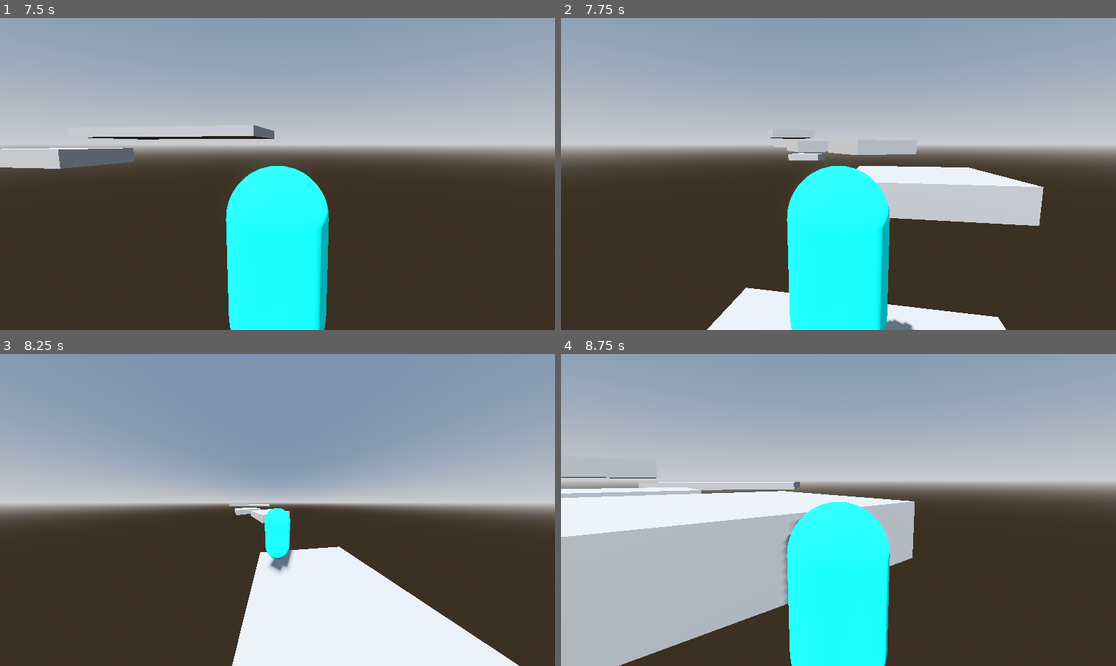
Above: before the commit, frames 1-4 (two rows, left to right).
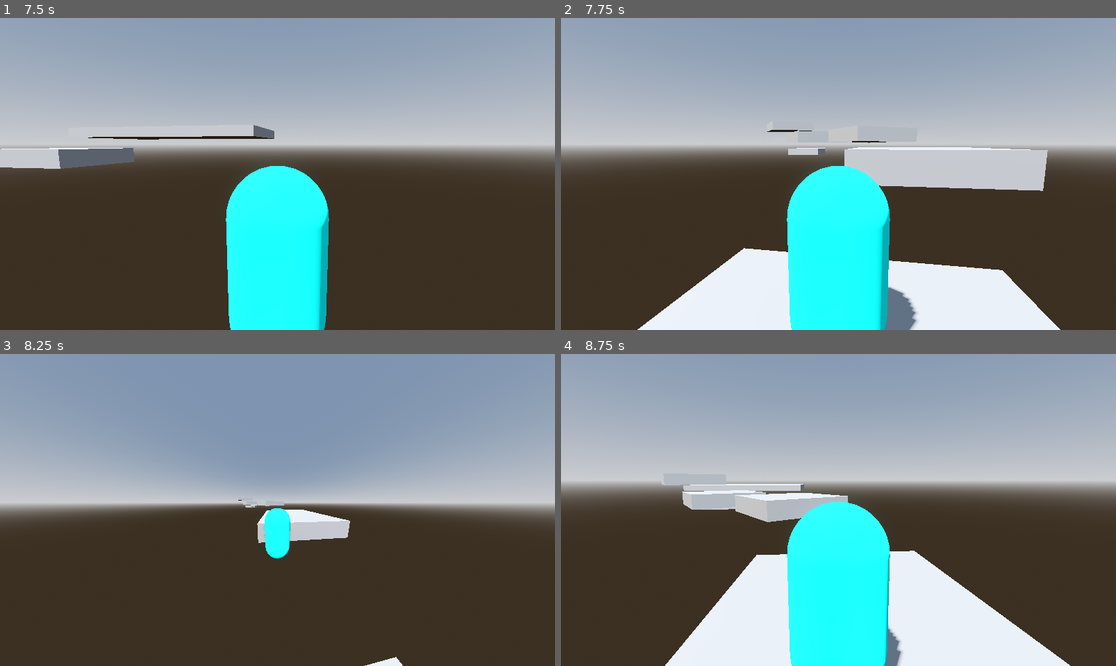
Above: after the commit, the same moments.

Repository: jpvds1/DDJD
Game: Godot game, scene res://scenes/levels/level_1.tscn
The game is run twice, just before and just after one commit, with the same random seed, the same clock (stepped at 60 frames per second) and the same inputs.
Inputs (mouse positions are in pixels of both pictures, inside the frame that each line leads up to):
- Up to frame 1 (7.5 s): tap Enter at 0.5 s; move the mouse to (305, 174) at 0.52 s; hold Shift (sprint) 0.53-1.28 s; hold W (move_forwards) 0.53-5.78 s; tap Q (dash) at 0.6, 2.3, 2.85, 4.35, 6.6 s; tap Space (jump) at 0.77, 1.07, 1.52, 1.55, 1.82, 2.1, 3.02, 3.32, 3.77, 3.8, 4.07, 4.52, 4.82, 5.85, 6.02, 6.32, 6.77, 7.07 s; move the mouse to (249, 174) at 1.27 s; tap Shift (sprint) at 1.35, 3.05, 7.35 s; move the mouse to (288, 167) at 2.02 s; move the mouse to (271, 180) at 2.77 s; move the mouse to (316, 177) at 3.52 s; hold Shift (sprint) 3.53-4.28 s; move the mouse to (233, 170) at 4.27 s; move the mouse to (283, 174) at 5.02 s; hold Shift (sprint) 5.03-5.78 s; move the mouse to (255, 167) at 5.77 s; hold D (move_right) 5.78-6.53 s; move the mouse to (305, 174) at 6.52 s; hold W (move_forwards) from 6.53 s (still down); move the mouse to (249, 174) at 7.27 s
- Up to frame 2 (7.75 s): keep holding W (move_forwards); tap Space (jump) at 7.52 s
- Up to frame 3 (8.25 s): keep holding W (move_forwards); tap Space (jump) at 7.82 s; move the mouse to (288, 503) at 8.02 s; tap Q (dash) at 8.1 s
- Up to frame 4 (8.75 s): keep holding W (move_forwards); tap Space (jump) at 8.3 s

Frame 1 is identical in both runs. In frame 2, 15% of the frame differs, in the area x 13-90%, y 35-100%; in frame 3, 13%; in frame 4, 32%, in the area x 0-92%, y 39-100%.

Commit message:
refactor: organized code

Diff:
--- a/platformer-game/scripts/player/capsule_character.gd
+++ b/platformer-game/scripts/player/capsule_character.gd
@@ -1,45 +1,61 @@
 extends CharacterBody3D
 
-# Movement
+# ---------------------------------------------------------
+# Movement constants
+# ---------------------------------------------------------
+
 const WALK_SPEED = 5.0
 const SPRINT_SPEED = 8.0
 const DASH_SPEED = 50.0
-const GRAVITY_MODIFIER = 1.2
 const POST_DASH_SPEED = 10.0
 
-# Acceleration
 const GROUND_ACCEL = 24.0
 const GROUND_SPRINT_ACCEL = 32.0
 const GROUND_DECEL = 20.0
 const GROUND_BRAKE_DECEL = 38.0
 
-# Jumping
-const FIRST_JUMP_VELOCITY = 7.5
+const GRAVITY_MODIFIER = 1.2
+const MOUSE_SENSITIVITY = 0.003
+
+# ---------------------------------------------------------
+# Jump constants
+# ---------------------------------------------------------
+
+const GROUND_JUMP_VELOCITY = 7.5
 const EXTRA_JUMP_VELOCITY = 5.5
 const JUMP_CUT_MULTIPLIER = 0.45
+
 const MAX_EXTRA_JUMPS = 1
 const COYOTE_TIME = 0.12
 const JUMP_BUFFER_TIME = 0.12
+
+# ---------------------------------------------------------
+# Runtime state
+# ---------------------------------------------------------
+
+var is_dashing := false
+var can_dash := true
+var dash_direction := Vector3.ZERO
+
 var coyote_timer := 0.0
 var jump_buffer_timer := 0.0
-var extra_jumps_available := MAX_EXTRA_JUMPS
+var extra_jumps_left := MAX_EXTRA_JUMPS
 var can_cut_current_jump := false
 
-# Animations / Timers
+var last_checkpoint_position: Vector3
+var has_checkpoint := false
+
+# ---------------------------------------------------------
+# Node references
+# ---------------------------------------------------------
+
 @onready var animation_player: AnimationPlayer = $Dash/AnimationPlayer
 @onready var dash_timer: Timer = $Dash/DashTimer
 @onready var dash_cooldown_timer: Timer = $Dash/DashCooldownTimer
 
-var is_dashing := false
-var can_dash := true
-var dash_direction := Vector3.ZERO
-
-# Respawn / Checkpoints
-var last_checkpoint_position: Vector3
-var has_checkpoint := false
-
-# Mouse movement
-const MOUSE_SENSITIVITY = 0.003
+# ---------------------------------------------------------
+# Setup
+# ---------------------------------------------------------
 
 func _ready():
 	Input.set_mouse_mode(Input.MOUSE_MODE_CAPTURED)
@@ -51,77 +67,103 @@
 	if event is InputEventMouseMotion:
 		rotate_y(-event.relative.x * MOUSE_SENSITIVITY)
 
+# ---------------------------------------------------------
+# Main physics loop
+# ---------------------------------------------------------
+
 func _physics_process(delta: float) -> void:
 	var on_floor := is_on_floor()
 
-	# Resets when landing
+	update_air_state(on_floor, delta)
+	update_jump_buffer(delta)
+	handle_jump_cut()
+	handle_jump_request(on_floor)
+
+	handle_dash_input()
+	handle_horizontal_movement(delta)
+
+	move_and_slide()
+
+# ---------------------------------------------------------
+# Gravity / floor state
+# ---------------------------------------------------------
+
+func update_air_state(on_floor: bool, delta: float) -> void:
 	if on_floor:
 		coyote_timer = COYOTE_TIME
-		extra_jumps_available = true
+		extra_jumps_left = MAX_EXTRA_JUMPS
 		can_cut_current_jump = false
 	else:
 		coyote_timer = max(coyote_timer - delta, 0.0)
 		velocity += get_gravity() * delta * GRAVITY_MODIFIER
 
-	# Jump buffer
+	if velocity.y <= 0.0:
+		can_cut_current_jump = false
+
+# ---------------------------------------------------------
+# Jump input and execution
+# ---------------------------------------------------------
+
+func update_jump_buffer(delta: float) -> void:
 	if Input.is_action_just_pressed("jump"):
 		jump_buffer_timer = JUMP_BUFFER_TIME
 	else:
 		jump_buffer_timer = max(jump_buffer_timer - delta,  0.0)
 
-
-	if velocity.y <= 0.0:
-		can_cut_current_jump = false
-
+func handle_jump_request(on_floor: bool) -> void:
+	if jump_buffer_timer <= 0.0:
+		return
+
+	# Ground jump when on the ground or on coyote time
+	# Extra jump consumed after that
+	if on_floor or coyote_timer > 0.0:
+		do_ground_jump()
+		coyote_timer = 0.0
+		jump_buffer_timer = 0.0
+	elif extra_jumps_left > 0:
+		do_extra_jump()
+		extra_jumps_left -= 1
+		jump_buffer_timer = 0.0
+
+func handle_jump_cut() -> void:
+	# Variable jump applied only to first jump
 	if Input.is_action_just_released("jump") and can_cut_current_jump and velocity.y > 0.0:
 		velocity.y *= JUMP_CUT_MULTIPLIER
 		can_cut_current_jump = false
 
-	# Buffered jump execution
-	if jump_buffer_timer > 0.0:
-		if on_floor or coyote_timer > 0.0:
-			do_ground_jump()
-			coyote_timer = 0.0
-			jump_buffer_timer = 0.0
-		elif extra_jumps_available > 0:
-			do_extra_jump()
-			extra_jumps_available -= 1
-			jump_buffer_timer = 0.0
-
-	# Sprint / dash input
-	if Input.is_action_just_pressed("dash") and can_dash:
-		start_dash()
-
-	# Movement
-	var input_dir := Input.get_vector("move_left", "move_right", "move_forwards", "move_backwards")
-	var direction := (transform.basis * Vector3(input_dir.x, 0, input_dir.y)).normalized()
-
+func do_ground_jump() -> void:
+	velocity.y = GROUND_JUMP_VELOCITY
+	can_cut_current_jump = true
+
+func do_extra_jump() -> void:
+	velocity.y = EXTRA_JUMP_VELOCITY
+	can_cut_current_jump = false
+
+# ---------------------------------------------------------
+# Horizontal movement
+# ---------------------------------------------------------
+
+func handle_horizontal_movement(delta: float) -> void:
 	if is_dashing:
 		velocity.x = dash_direction.x * DASH_SPEED
 		velocity.z = dash_direction.z * DASH_SPEED
-	else:
-		var is_sprinting := Input.is_action_pressed("sprint")
-		var current_speed := WALK_SPEED
-		var current_accel := GROUND_ACCEL
-
-		if is_sprinting:
-			current_speed = SPRINT_SPEED
-			current_accel = GROUND_SPRINT_ACCEL
-			update_animation_state("sprinting")
-		else:
-			update_animation_state("walking")
-
-		apply_ground_movement(direction, current_speed, current_accel, delta)
-
-	move_and_slide()
-
-func do_ground_jump() -> void:
-	velocity.y = FIRST_JUMP_VELOCITY
-	can_cut_current_jump = true
-
-func do_extra_jump() -> void:
-	velocity.y = EXTRA_JUMP_VELOCITY
-	can_cut_current_jump = false
+		return
+
+	var input_dir := Input.get_vector("move_left", "move_right", "move_forwards", "move_backwards")
+	var direction := (transform.basis * Vector3(input_dir.x, 0, input_dir.y)).normalized()
+
+	var is_sprinting := Input.is_action_pressed("sprint")
+	var target_speed := WALK_SPEED
+	var accel := GROUND_ACCEL
+
+	if is_sprinting:
+		target_speed = SPRINT_SPEED
+		accel = GROUND_SPRINT_ACCEL
+		update_animation_state("sprinting")
+	else:
+		update_animation_state("walking")
+
+	apply_ground_movement(direction, target_speed, accel, delta)
 
 func apply_ground_movement(direction: Vector3, move_speed: float, accel: float, delta: float) -> void:
 	var current_horizontal := Vector3(velocity.x, 0, velocity.z)
@@ -140,6 +182,26 @@
 	velocity.x = current_horizontal.x
 	velocity.z = current_horizontal.z
 
+# ---------------------------------------------------------
+# Dash
+# ---------------------------------------------------------
+
+func handle_dash_input() -> void:
+	if Input.is_action_just_pressed("dash") and can_dash:
+		start_dash()
+
+func start_dash() -> void:
+	is_dashing = true
+	can_dash = false
+
+	var input_dir := Input.get_vector("move_left", "move_right", "move_forwards", "move_backwards")
+	dash_direction = (transform.basis * Vector3(input_dir.x, 0, input_dir.y)).normalized()
+
+	dash_timer.start()
+	dash_cooldown_timer.start()
+
+	update_animation_state("dashing")
+
 func clamp_post_dash_velocity() -> void:
 	var horizontal := Vector3(velocity.x, 0, velocity.z)
 	var horizontal_speed := horizontal.length()
@@ -149,21 +211,28 @@
 		velocity.x = horizontal.x
 		velocity.z = horizontal.z
 
-func start_dash() -> void:
-	is_dashing = true
-	can_dash = false
-
-	var input_dir := Input.get_vector("move_left", "move_right", "move_forwards", "move_backwards")
-	dash_direction = (transform.basis * Vector3(input_dir.x, 0, input_dir.y)).normalized()
-
-	dash_timer.start()
-	dash_cooldown_timer.start()
-
-	update_animation_state("dashing")
+func _on_dash_timer_timeout() -> void:
+	is_dashing = false
+	clamp_post_dash_velocity()
+	update_animation_state("RESET")
+
+func _on_dash_cooldown_timer_timeout() -> void:
+	can_dash = true
+
+# ---------------------------------------------------------
+# Animation
+# ---------------------------------------------------------
 
 func update_animation_state(animation_name: String) -> void:
 	if animation_player.current_animation != animation_name and animation_player.has_animation(animation_name):
 		animation_player.play(animation_name)
+
+func _on_animation_player_animation_changed(old_name: StringName, new_name: StringName) -> void:
+	print("Animation changed from: " + old_name + " to " + new_name)
+
+# ---------------------------------------------------------
+# Checkpoint / respawn
+# ---------------------------------------------------------
 
 func set_checkpoint(pos: Vector3) -> void:
 	last_checkpoint_position = pos
@@ -176,16 +245,12 @@
 
 	global_position = last_checkpoint_position
 	velocity = Vector3.ZERO
+
 	is_dashing = false
 	can_dash = true
-
-func _on_dash_timer_timeout() -> void:
-	is_dashing = false
-	clamp_post_dash_velocity()
-	update_animation_state("RESET")
-
-func _on_dash_cooldown_timer_timeout() -> void:
-	can_dash = true
-
-func _on_animation_player_animation_changed(old_name: StringName, new_name: StringName) -> void:
-	print("Animation changed from: " + old_name + " to " + new_name)
+	dash_direction = Vector3.ZERO
+
+	coyote_timer = 0.0
+	jump_buffer_timer = 0.0
+	extra_jumps_left = MAX_EXTRA_JUMPS
+	can_cut_current_jump = false
